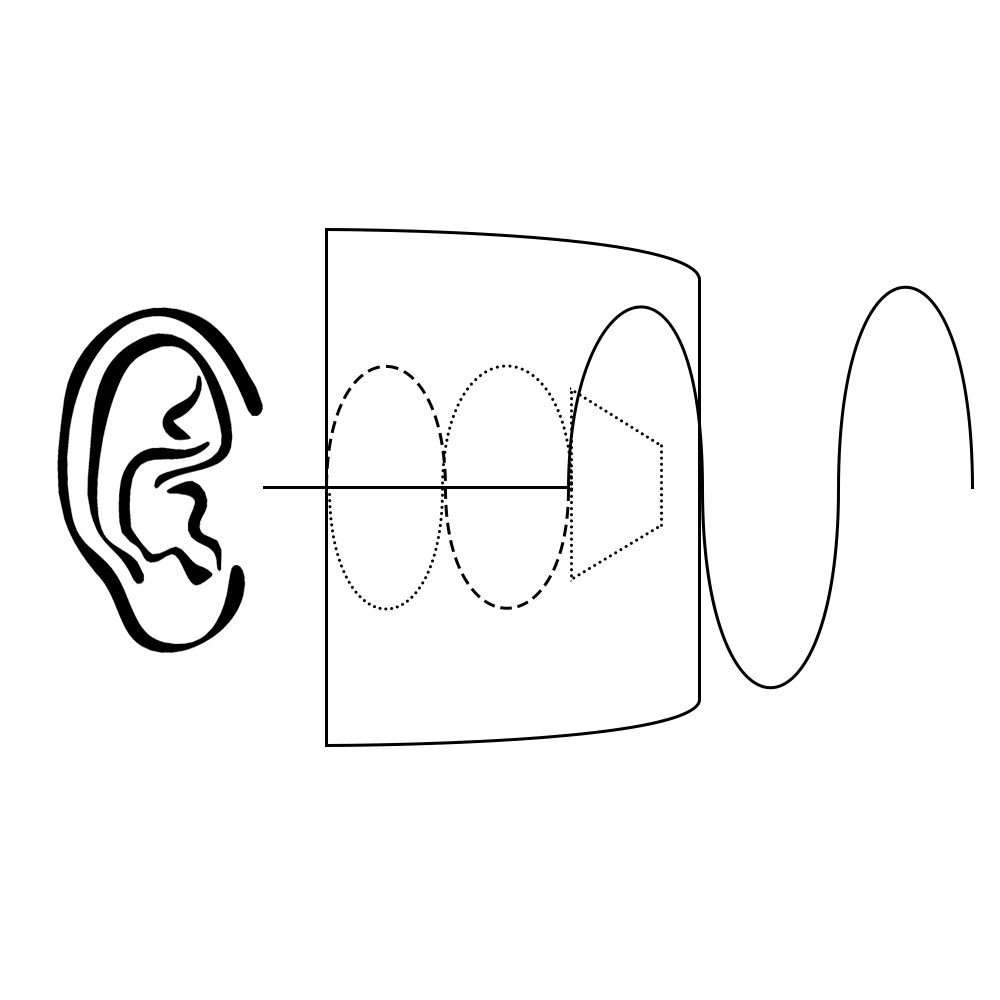
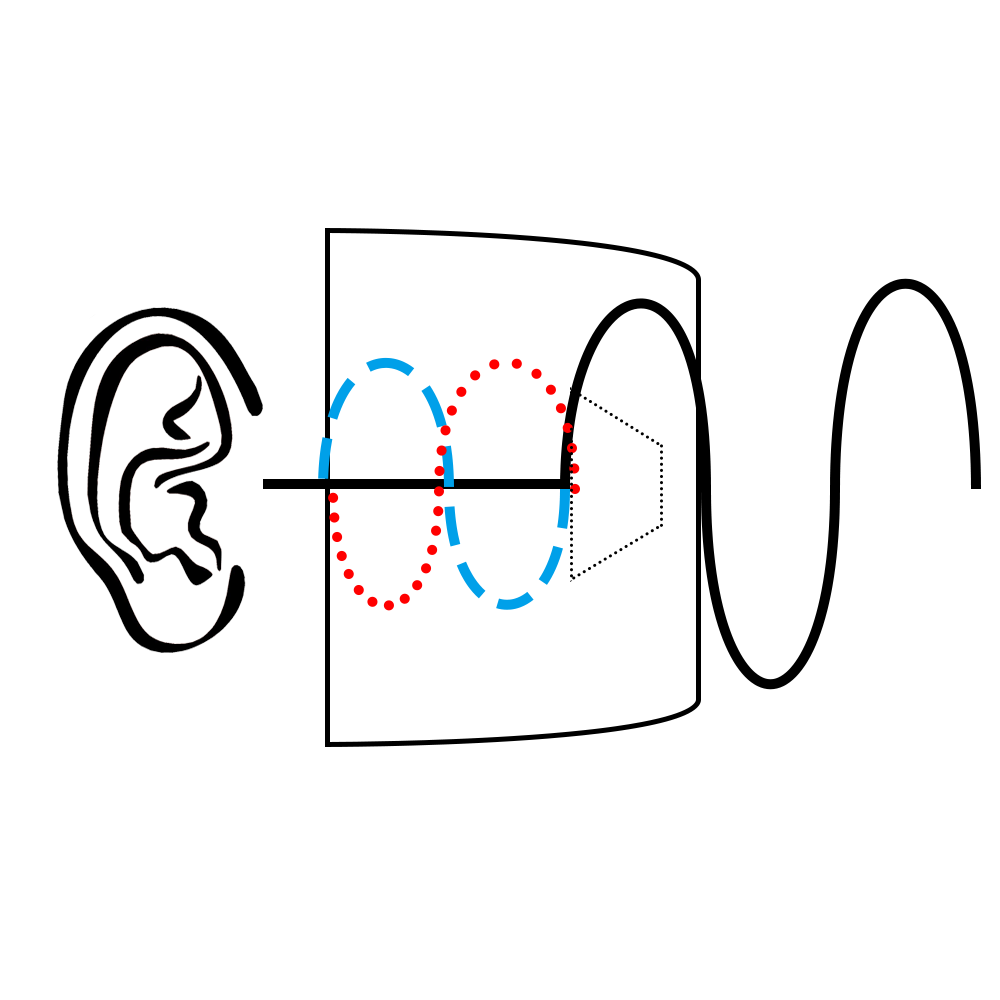
Layer changes from the first 1000px x 1000px image to the second:
painted on "形状 5" over left=606, top=429, right=638, bottom=561
painted on "形状 4" over left=328, top=367, right=570, bottom=611
painted on "形状 3" over left=328, top=367, right=570, bottom=610
painted on "形状 2" over left=704, top=489, right=837, bottom=687
painted on "形状 1" over left=328, top=231, right=698, bottom=744
